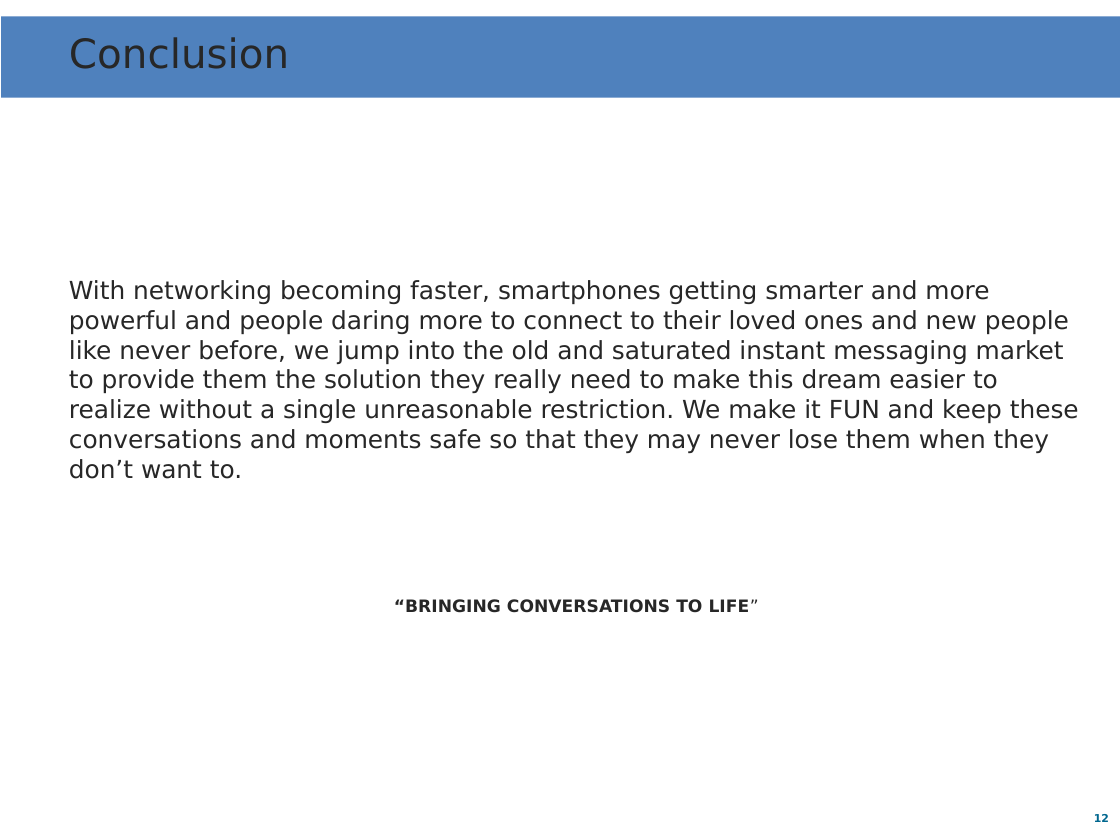
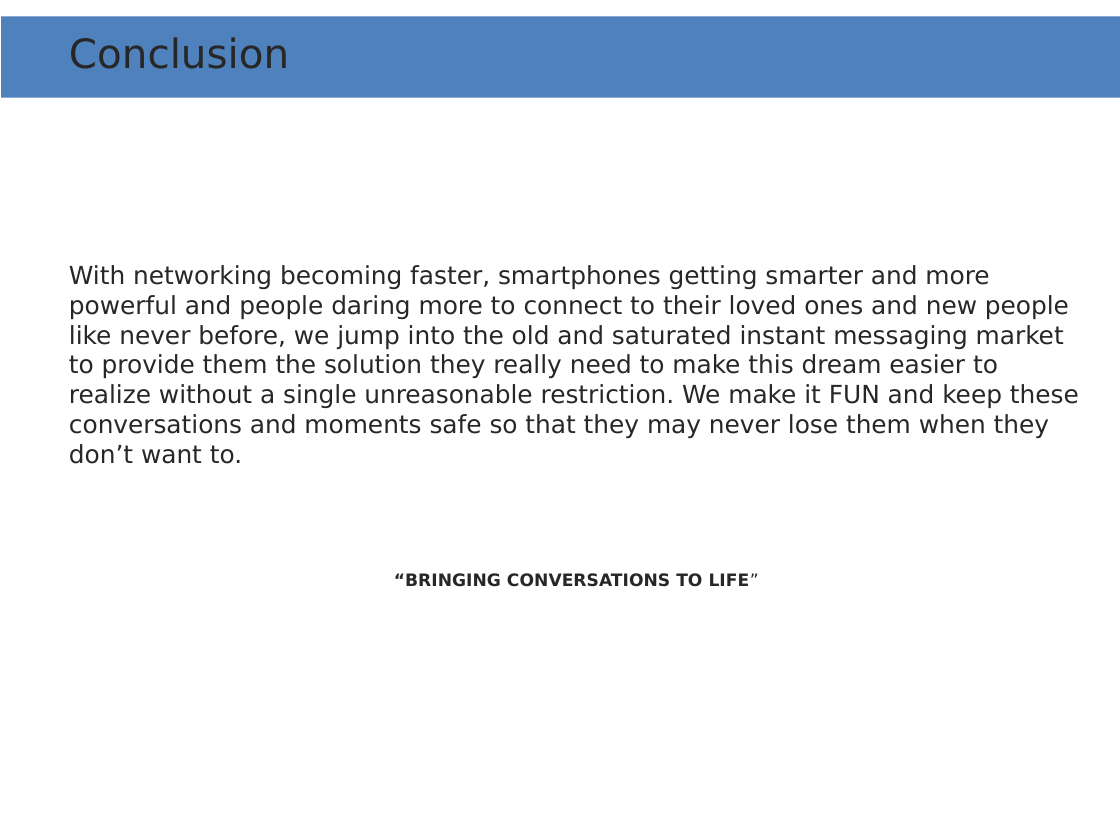
Before and after one commit to yaaminu/yennkasa-android, a slide deck: slide 12 of app-challenge presentation.pptx. Drawn at 1120x840 pixels with LibreOffice and Linux fonts; fonts in the diff are those of the drawing; background and template pictures are left out. Boxes give left, top, right and bottom in pixels: in the first picture for what was removed or moved away, otherwise in the second. Text is boxed around its words. In the diff, an @@ line names an element or a change of style, - is before the commit and + after.

```diff
--- a/app-challenge presentation.pptx
+++ b/app-challenge presentation.pptx
@@ text "With networking becoming faster, smartphones ..." rewrapped from (69,280,1079,613) to (69,265,1079,587) @@
@@ page number removed at (1094,814,1109,822) @@
-12
```
Also in this commit, not shown: 8 other slides changed, 2 other files.
